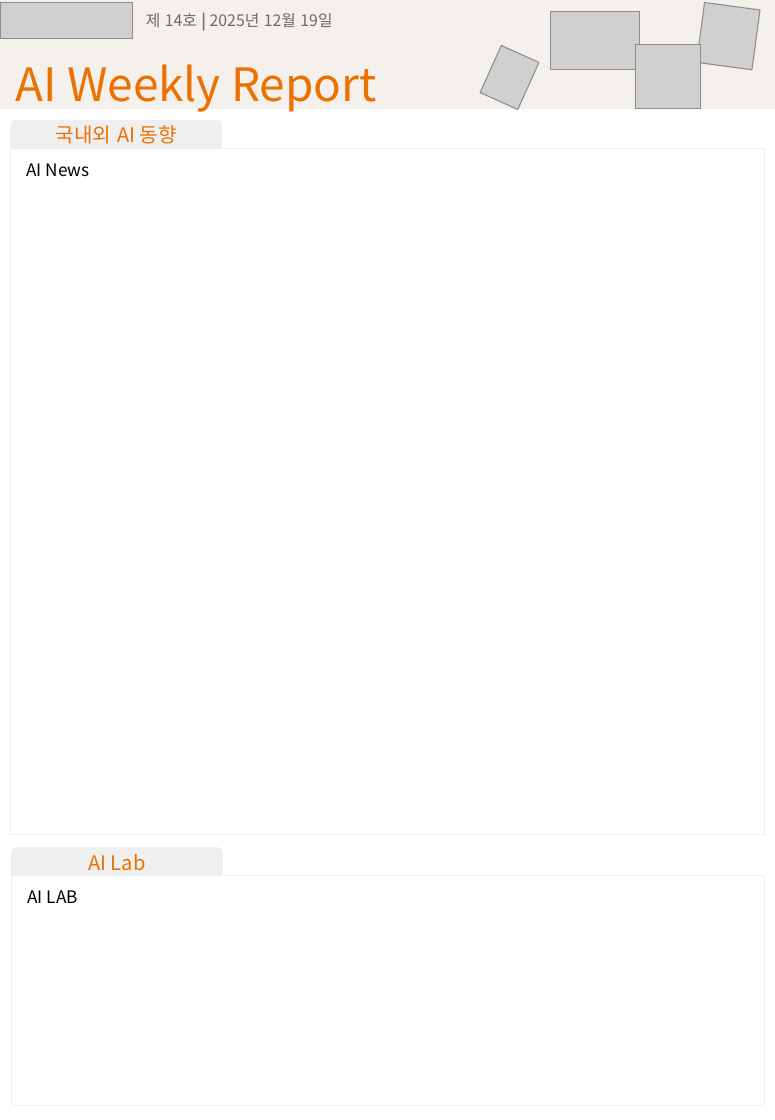
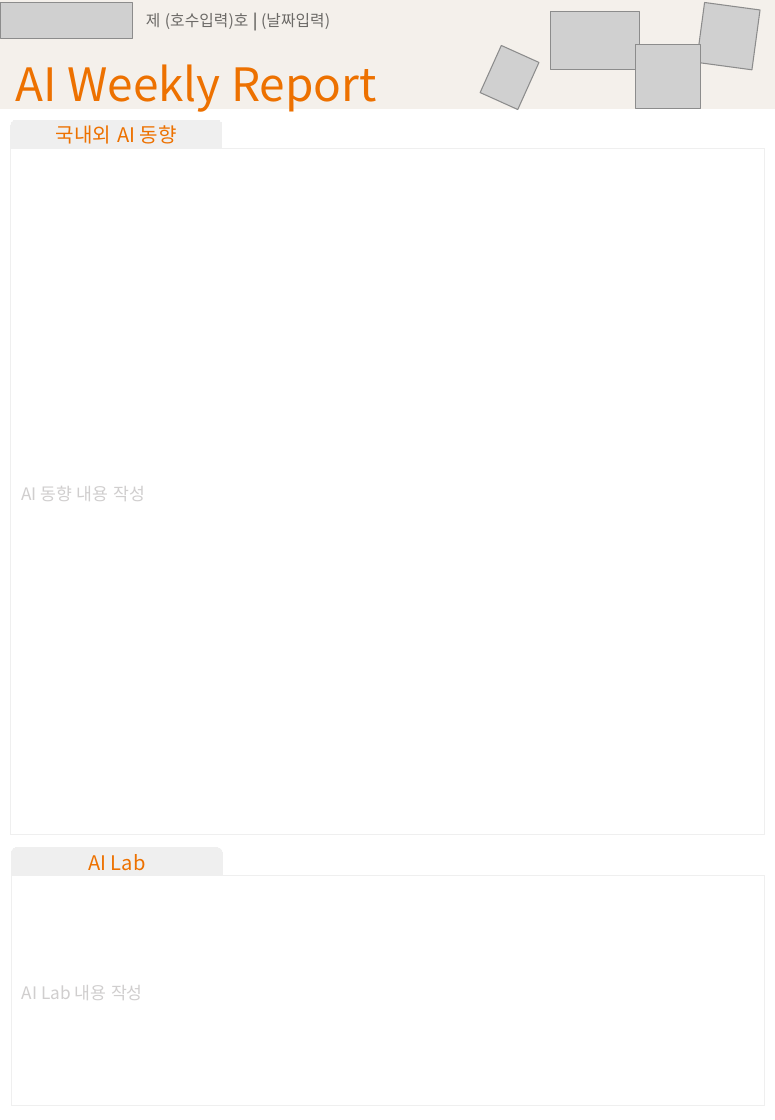
Before and after one commit to esthyj/ai-weekly-report, a slide deck: slide 1 of templates/AIWeeklyReport_format.pptx. Drawn at 775x1120 pixels with LibreOffice and Linux fonts; fonts in the diff are those of the drawing; grey boxes stand for pictures. Boxes give left, top, right and bottom in pixels: in the first picture for what was removed or moved away, otherwise in the second. Text is boxed around its words. In the diff, an @@ line names an element or a change of style, - is before the commit and + after.

Commit message:
modify ppt

```diff
--- a/templates/AIWeeklyReport_format.pptx
+++ b/templates/AIWeeklyReport_format.pptx
@@ text at [146,13,330,29]: text changed @@
-제 14호 | 2025년 12월 19일
+제 (호수입력)호 | (날짜입력)
@@ text removed at [26,163,90,177] @@
-AI News
@@ text in rounded rectangle at [21,486,145,501]: text added @@
+AI 동향 내용 작성
@@ text removed at [27,890,78,903] @@
-AI LAB
@@ text in rounded rectangle at [22,985,143,1000]: text added @@
+AI Lab 내용 작성
```
Also in this commit, not shown: 3 other files.
